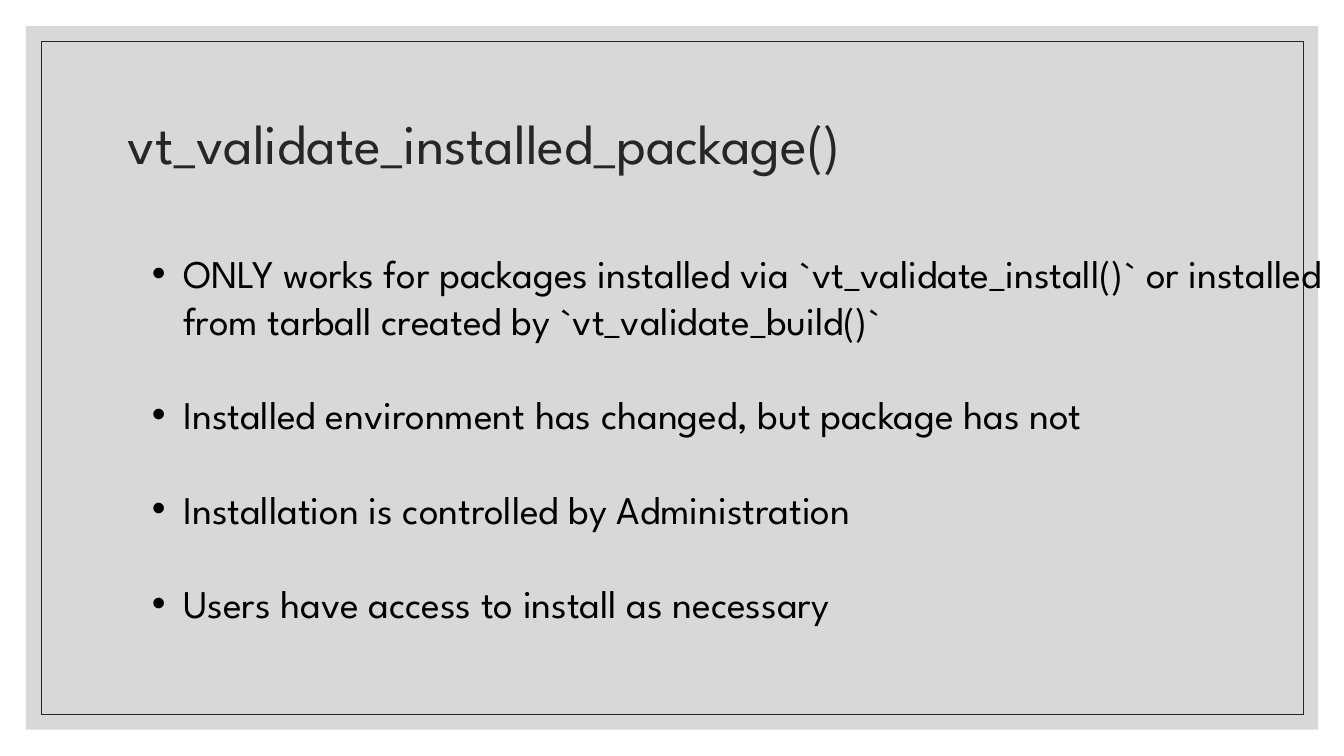
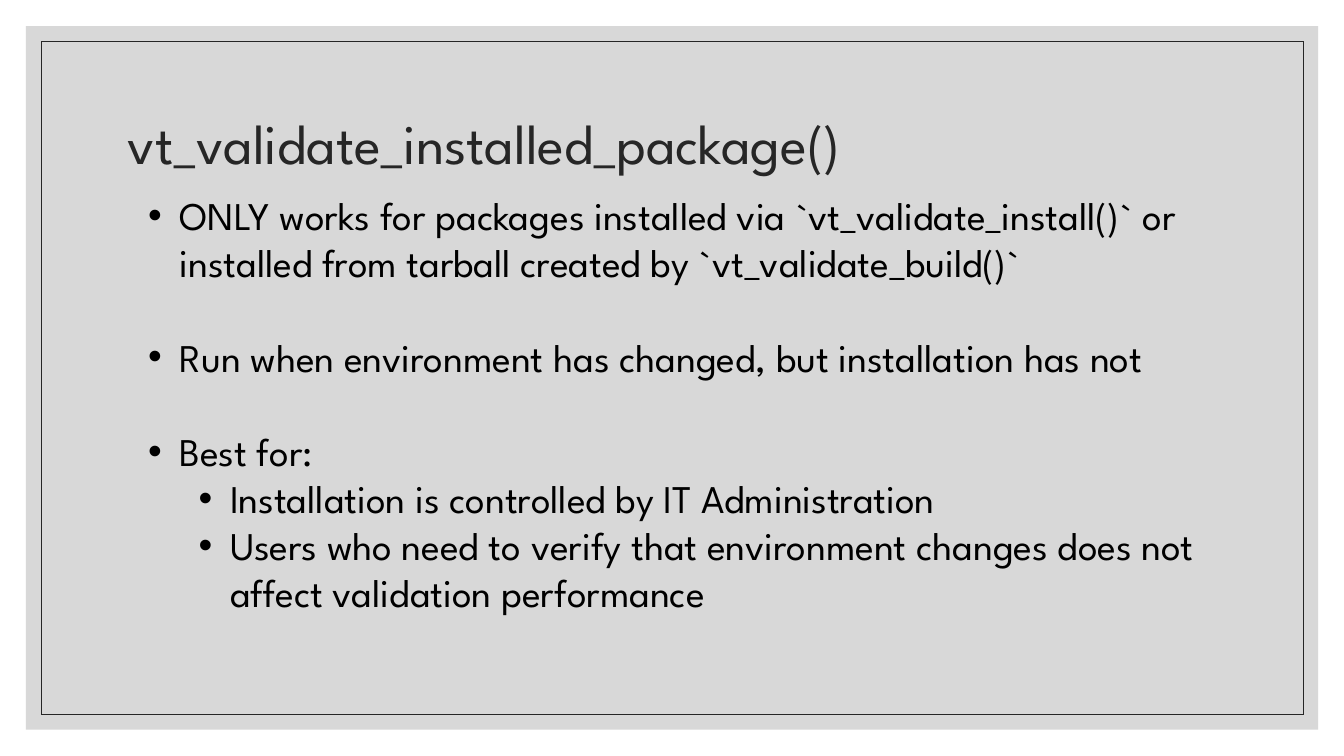
Before and after one commit to FredHutch/R_Package_Validation_Tutorial, a slide deck: slide 10 of Slides/Slides-04-Introduction_to_Valtools/Slides-04-03-Modes_of_Validation/Slides-04-03-Modes_of_Validation.pptx. Drawn at 1344x756 pixels with LibreOffice and Linux fonts; fonts in the diff are those of the drawing. Boxes give left, top, right and bottom in pixels: in the first picture for what was removed or moved away, otherwise in the second. Text is boxed around its words. In the diff, an @@ line names an element or a change of style, - is before the commit and + after.

```diff
--- a/Slides/Slides-04-Introduction_to_Valtools/Slides-04-03-Modes_of_Validation/Slides-04-03-Modes_of_Validation.pptx
+++ b/Slides/Slides-04-Introduction_to_Valtools/Slides-04-03-Modes_of_Validation/Slides-04-03-Modes_of_Validation.pptx
@@ text "ONLY works for packages installed ...": place and size @@
-text "ONLY works for packages installed ..." at (183, 249, 1322, 626)
+text "ONLY works for packages installed ..." at (180, 202, 1194, 615)
@@ text at (180, 345, 1194, 615): text changed @@
-• Installed environment has changed, but package has not
-• Installation is controlled by Administration
-• Users have access to install as necessary
+• Run when environment has changed, but installation has not
+• Best for:
+  • Installation is controlled by IT Administration
+  • Users who need to verify that environment changes does not affect validation performance
```
Also in this commit, not shown: 3 other slides changed, 2 slides added, 1 other file.
